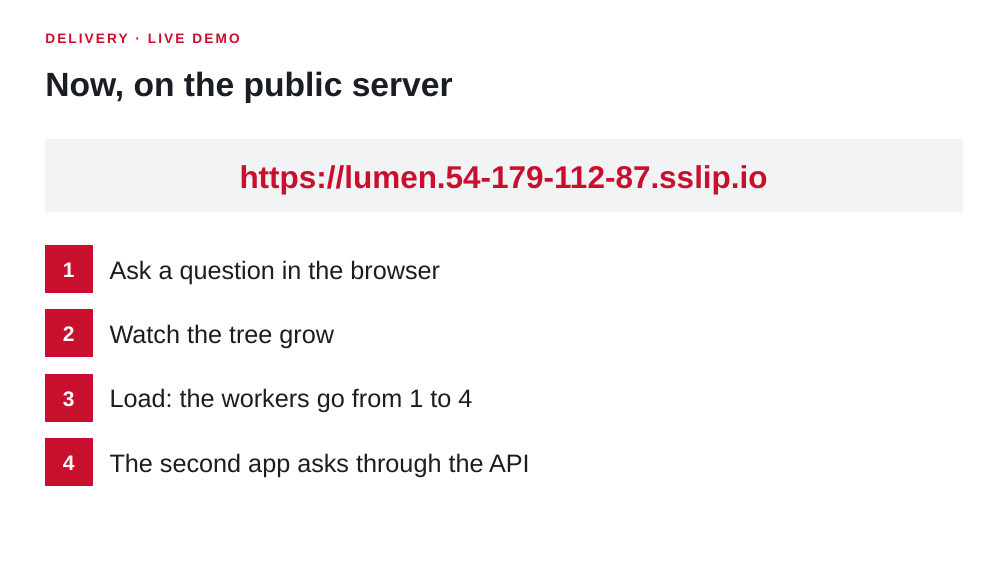
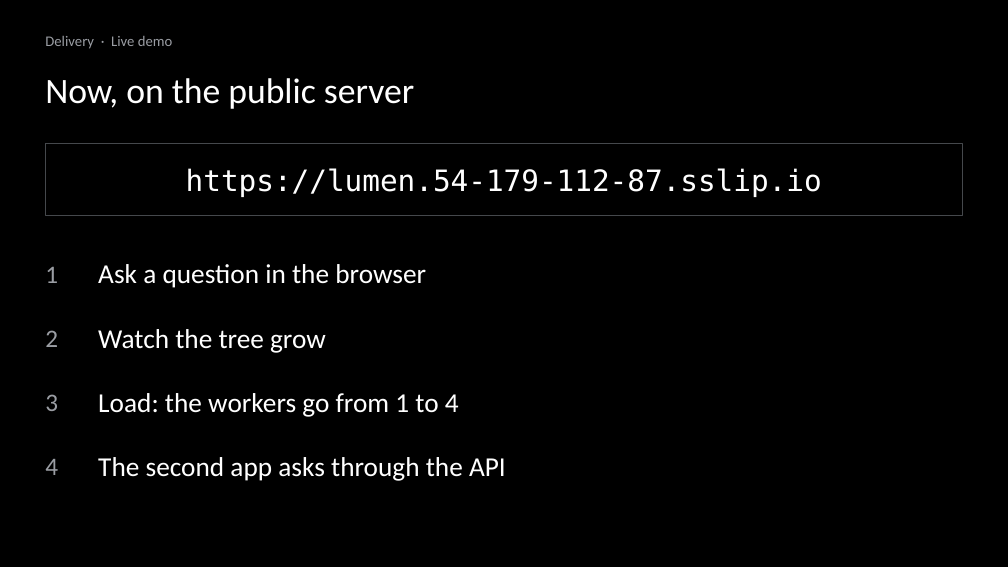
Before and after one commit to ziyangliu-666/lumen-next, a slide deck: slide 17 of docs/platform/slides/out/Team15-Lumen-Platform.pptx. Drawn at 1008x567 pixels with LibreOffice and Linux fonts; fonts in the diff are those of the drawing. Boxes give left, top, right and bottom in pixels: in the first picture for what was removed or moved away, otherwise in the second. Text is boxed around its words. In the diff, an @@ line names an element or a change of style, - is before the commit and + after.

```diff
--- a/docs/platform/slides/out/Team15-Lumen-Platform.pptx
+++ b/docs/platform/slides/out/Team15-Lumen-Platform.pptx
@@ background #FFFFFF to #000000 @@
@@ text at <box>45,36,173,49</box>: text changed; size 13 to 14 pt; font Arial to Calibri; text colour #C8102E to #9A9DA3; bold off @@
-DELIVERY · LIVE DEMO
+Delivery · Live demo
@@ text "Now, on the public server" at <box>45,78,414,109</box>: size 32 to 34 pt, font Arial to Calibri, text colour #1A1D23 to #FFFFFF, bold off @@
@@ text "https://lumen.54-179-112-87.sslip.io" at <box>186,168,822,197</box>: size 30 to 28 pt, font Arial to DejaVu Sans Mono, text colour #C8102E to #FFFFFF, bold off @@
@@ rectangle: place and size @@
-rectangle at <box>45,140,963,212</box>
+rectangle at <box>45,144,963,216</box>
@@ rectangle at <box>45,144,963,216</box>: fill #F2F3F5 to none; outline #F2F3F5 1.25 pt to #45484C 1 pt @@
@@ rectangle removed at <box>45,246,92,293</box> @@
@@ rectangle removed at <box>45,310,92,357</box> @@
@@ rectangle removed at <box>45,374,92,421</box> @@
@@ size 20 to 24 pt, font Arial to Calibri, text colour #FFFFFF to #9A9DA3, bold off; alignment centre to left in 4 elements at <box>45,267,58,283</box>, <box>45,330,58,347</box>, <box>45,394,58,411</box>, <box>45,459,58,475</box> @@
@@ rectangle removed at <box>45,439,92,485</box> @@
@@ 4 texts: place and size @@
-4 texts at <box>110,260,530,477</box>
+4 texts at <box>98,264,506,481</box>
@@ size 24 to 26 pt, font Arial to Calibri, text colour #1A1D23 to #FFFFFF in 4 elements at <box>98,264,426,288</box>, <box>98,329,326,353</box>, <box>98,393,459,417</box>, <box>98,457,506,481</box> @@
```
Also in this commit, not shown: 18 other slides changed, 14 other files.
